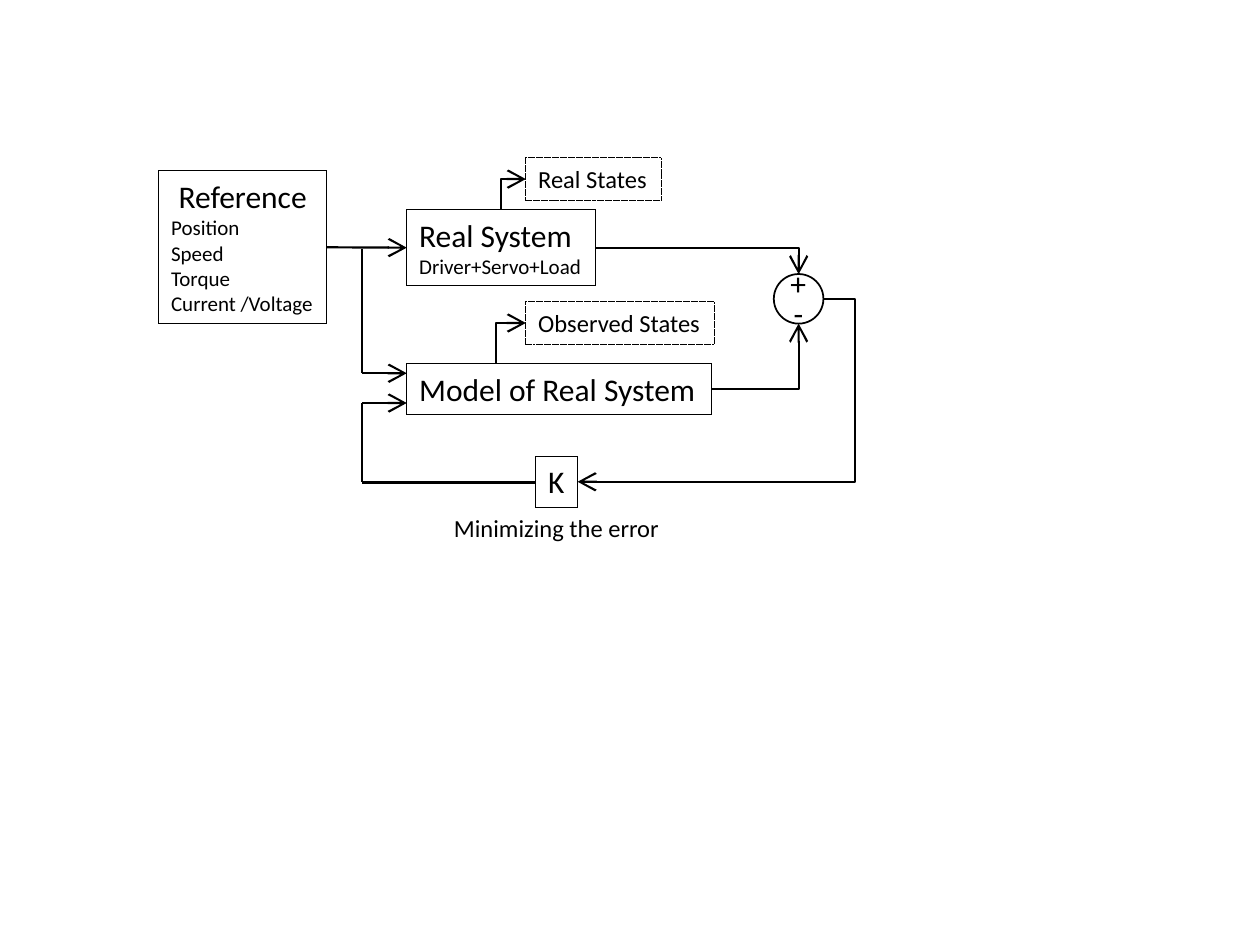
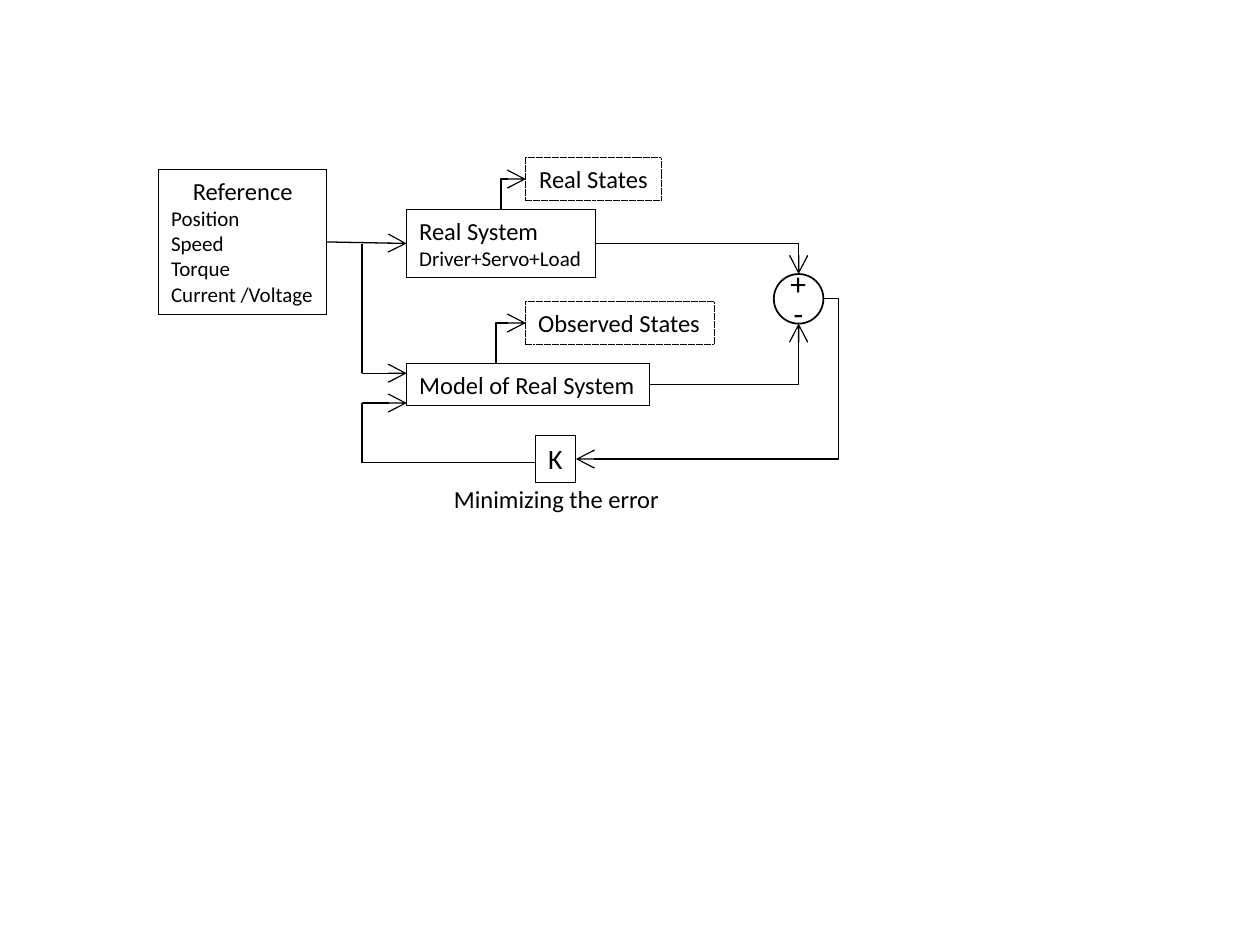
Before and after one commit to SerhatOzkucuk/PhD-Works, a slide deck: slide 6 of Parameter Estimation Works/review_IEEE Transaction on industrial electronics format/TRANS-JOUR/word/review_paper_drawings.pptx. Drawn at 1260x945 pixels with LibreOffice and Linux fonts; fonts in the diff are those of the drawing. Boxes give left, top, right and bottom in pixels: in the first picture for what was removed or moved away, otherwise in the second. Text is boxed around its words. In the diff, an @@ line names an element or a change of style, - is before the commit and + after.

```diff
--- a/Parameter Estimation Works/review_IEEE Transaction on industrial electronics format/TRANS-JOUR/word/review_paper_drawings.pptx
+++ b/Parameter Estimation Works/review_IEEE Transaction on industrial electronics format/TRANS-JOUR/word/review_paper_drawings.pptx
@@ rectangle "Reference": place and size @@
-rectangle "Reference" at (159,171,326,324)
+rectangle "Reference" at (159,170,326,314)
@@ elbow arrow (501, 209) - (525, 179): stroke #000000 1.25 pt to #000000 0.75 pt @@
@@ text in rectangle at (193,183,293,200): size 18 to 14 pt in "Reference" @@
@@ rectangle "Real System": place and size @@
-rectangle "Real System" at (407,209,596,286)
+rectangle "Real System" at (407,209,596,277)
@@ text in rectangle at (419,223,538,244): size 18 to 14 pt in "Real System" @@
@@ arrow moved from (326, 247) - (407, 248) to (326, 242) - (407, 243) @@
@@ arrow (326, 242) - (407, 243): stroke #000000 1.25 pt to #000000 0.75 pt @@
@@ line moved from (362, 373) - (362, 249) to (362, 373) - (362, 244) @@
@@ line (362, 373) - (362, 244): stroke #000000 1.25 pt to #000000 0.75 pt @@
@@ elbow arrow moved from (596, 248) - (799, 275) to (596, 243) - (799, 275) @@
@@ elbow arrow (596, 243) - (799, 275): stroke #000000 1.25 pt to #000000 0.75 pt @@
@@ elbow arrow moved from (824, 299) - (578, 481) to (824, 299) - (576, 459) @@
@@ elbow arrow (824, 299) - (576, 459): stroke #000000 1.25 pt to #000000 0.75 pt @@
@@ elbow arrow (496, 363) - (525, 323): stroke #000000 1.25 pt to #000000 0.75 pt @@
@@ elbow arrow moved from (712, 389) - (799, 324) to (649, 384) - (799, 324) @@
@@ elbow arrow (649, 384) - (799, 324): stroke #000000 1.25 pt to #000000 0.75 pt @@
@@ arrow (362, 373) - (407, 373): stroke #000000 1.25 pt to #000000 0.75 pt @@
@@ rectangle "Model of Real System": place and size @@
-rectangle "Model of Real System" at (407,363,712,413)
+rectangle "Model of Real System" at (407,363,650,406)
@@ rectangle "Model of Real System" at (407,363,650,406): size 18 to 14 pt @@
@@ arrow (362, 403) - (407, 403): stroke #000000 1.25 pt to #000000 0.75 pt @@
@@ line moved from (362, 403) - (362, 483) to (362, 403) - (362, 462) @@
@@ line (362, 403) - (362, 462): stroke #000000 1.25 pt to #000000 0.75 pt @@
@@ rectangle "K": place and size @@
-rectangle "K" at (536,456,577,507)
+rectangle "K" at (536,436,576,483)
@@ rectangle "K" at (536,436,576,483): size 18 to 16 pt @@
@@ line moved from (362, 483) - (536, 483) to (362, 462) - (536, 462) @@
@@ line (362, 462) - (536, 462): stroke #000000 1.25 pt to #000000 0.75 pt @@
@@ text "Minimizing the error": place and size @@
-text "Minimizing the error" at (454,520,658,542)
+text "Minimizing the error" at (454,491,658,513)
```
Also in this commit, not shown: 4 other slides changed, 5 slides added, 5 other files.
